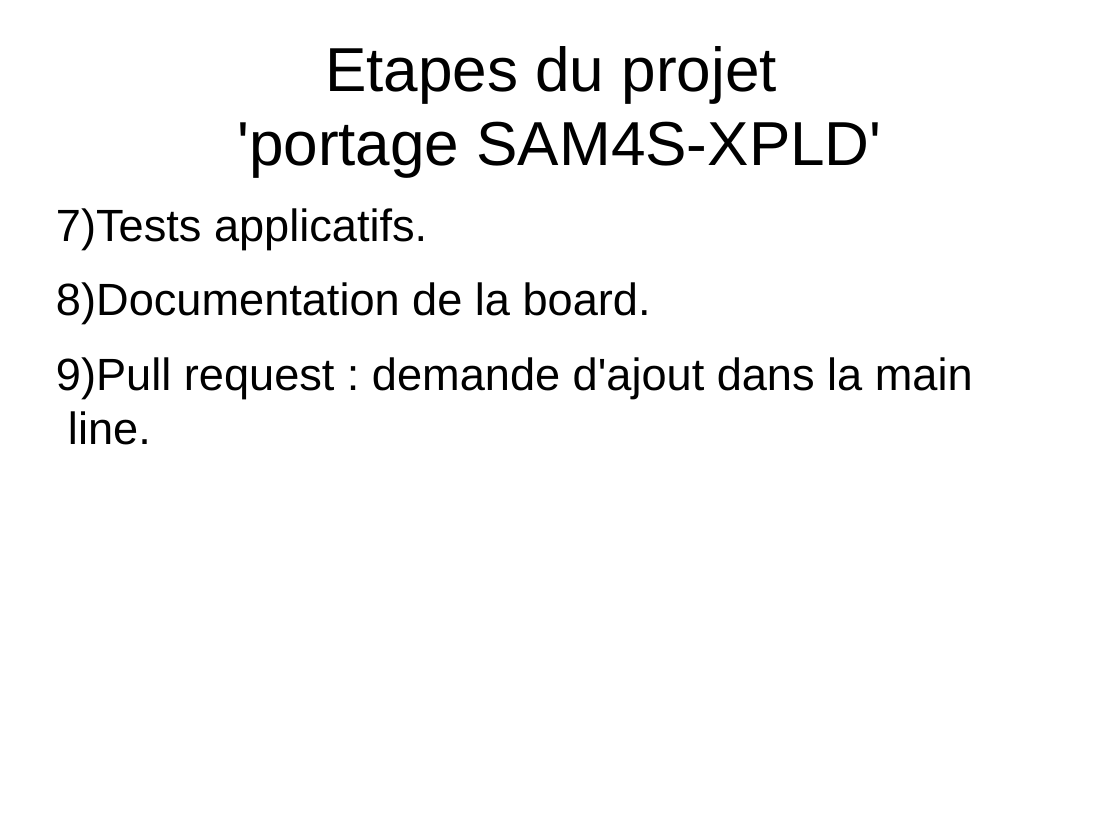
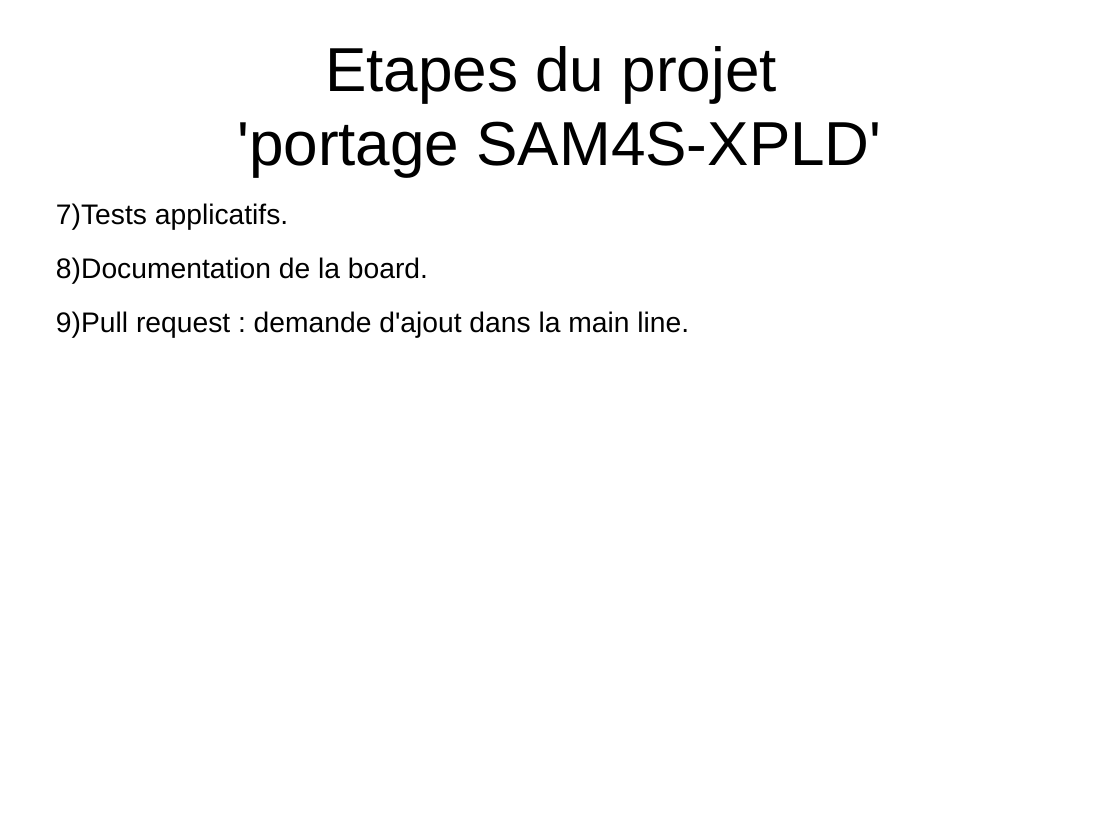
Before and after one commit to LabAixBidouille/EmbeddedTeam, a slide deck: slide 11 of how-to/how-to contribute to mbed.odp (slide 12 before the commit). Drawn at 1120x840 pixels with LibreOffice and Linux fonts; fonts in the diff are those of the drawing. Boxes give left, top, right and bottom in pixels: in the first picture for what was removed or moved away, otherwise in the second. Text is boxed around its words. In the diff, an @@ line names an element or a change of style, - is before the commit and + after.

```diff
--- a/how-to/how-to contribute to mbed.odp
+++ b/how-to/how-to contribute to mbed.odp
@@ text "Tests applicatifs." at bbox=[56, 203, 689, 338]: size 32 to 20 pt @@
```
Also in this commit, not shown: 5 other slides changed, 2 slides added.
